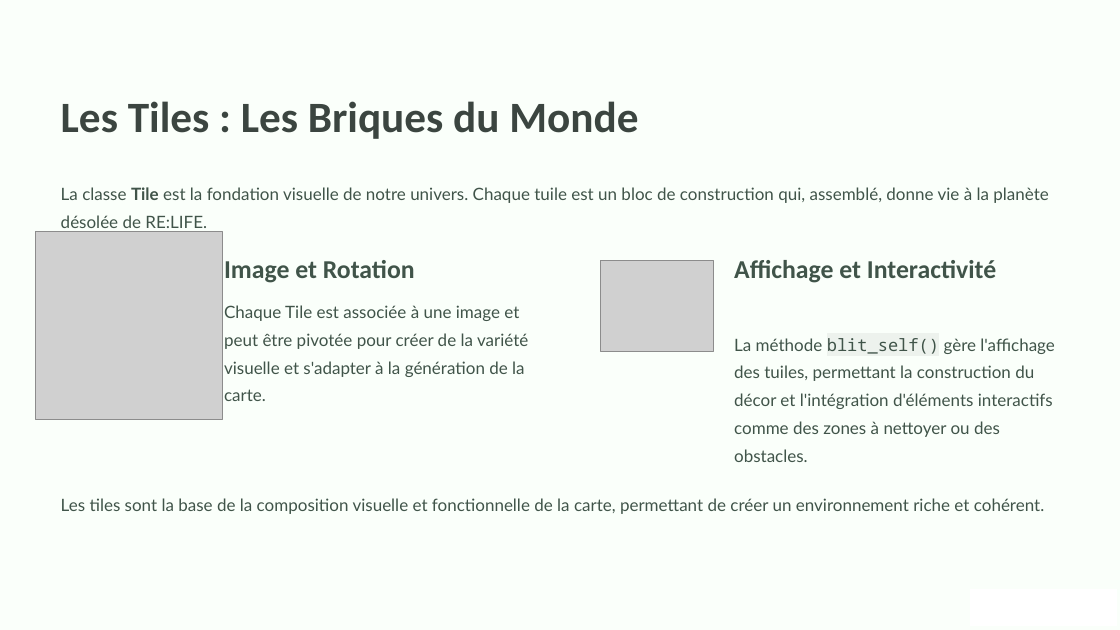
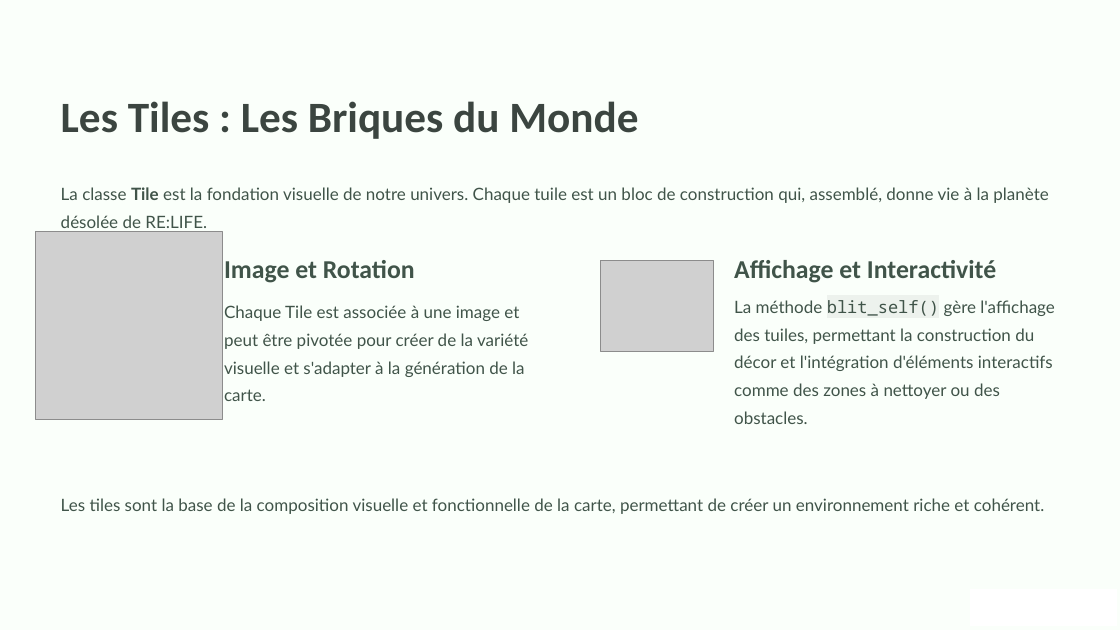
Before and after one commit to Zeussurvival/2025_2026_lndb_nsi_t04_projet2_gp_-1, a slide deck: slide 6 of RELIFE-Un-Projet-NSI-pour-lEnvironnement.pptx. Drawn at 1120x630 pixels with LibreOffice and Linux fonts; fonts in the diff are those of the drawing; grey boxes stand for pictures; background and template pictures are left out. Boxes give left, top, right and bottom in pixels: in the first picture for what was removed or moved away, otherwise in the second. Text is boxed around its words. In the diff, an @@ line names an element or a change of style, - is before the commit and + after.

```diff
--- a/RELIFE-Un-Projet-NSI-pour-lEnvironnement.pptx
+++ b/RELIFE-Un-Projet-NSI-pour-lEnvironnement.pptx
@@ text "La méthode blit_self() gère l'affichage ...": place and size @@
-text "La méthode blit_self() gère l'affichage ..." at (734, 338, 1054, 462)
+text "La méthode blit_self() gère l'affichage ..." at (734, 300, 1054, 424)
```
Also in this commit, not shown: 2 other slides changed, 1 other file.
